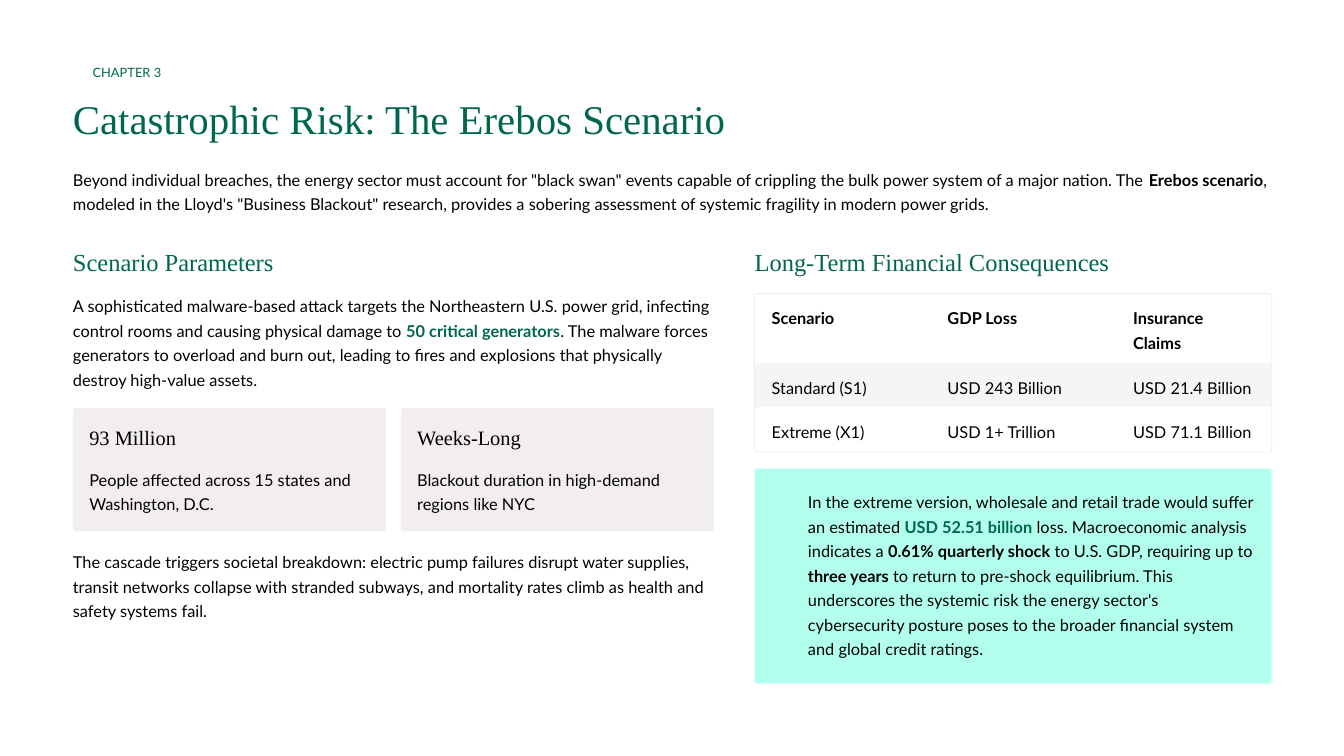
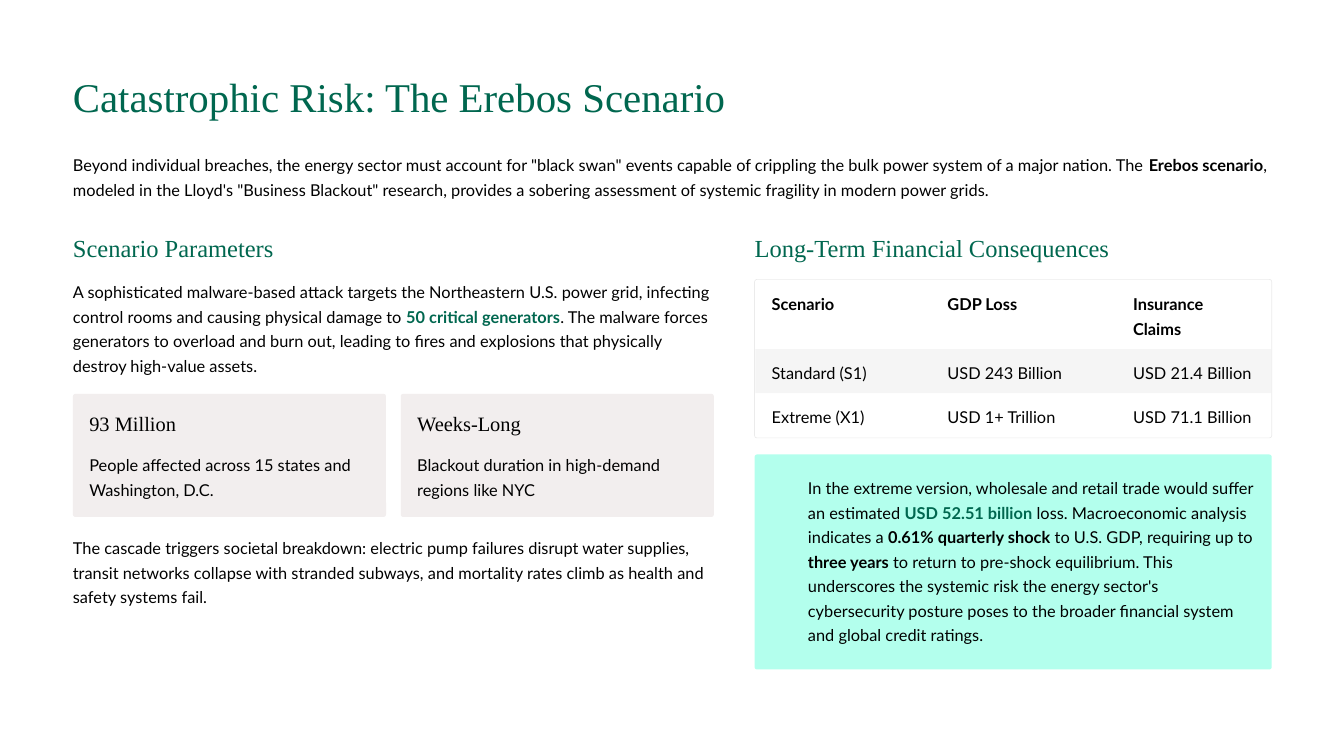
Before and after one commit to cybertiagovieira/workrelated, a slide deck: slide 4 of Energy Sector.pptx. Drawn at 1344x756 pixels with LibreOffice and Linux fonts; fonts in the diff are those of the drawing; background and template pictures are left out. Boxes give left, top, right and bottom in pixels: in the first picture for what was removed or moved away, otherwise in the second. Text is boxed around its words. In the diff, an @@ line names an element or a change of style, - is before the commit and + after.

Commit message:
Automotive and Energy

```diff
--- a/Energy Sector.pptx
+++ b/Energy Sector.pptx
@@ text "Catastrophic Risk: The Erebos Scenario": place and size @@
-text "Catastrophic Risk: The Erebos Scenario" at box(73, 105, 725, 142)
+text "Catastrophic Risk: The Erebos Scenario" at box(73, 83, 725, 120)
@@ text removed at box(93, 67, 161, 77) @@
-CHAPTER 3
@@ 19 texts, 4 rounded rectangles, 3 rectangles: place and size @@
-19 texts, 4 rounded rectangles, 3 rectangles at box(73, 174, 1272, 684)
+19 texts, 4 rounded rectangles, 3 rectangles at box(73, 159, 1272, 669)
```
Also in this commit, not shown: 4 other slides changed, 1 other file.
